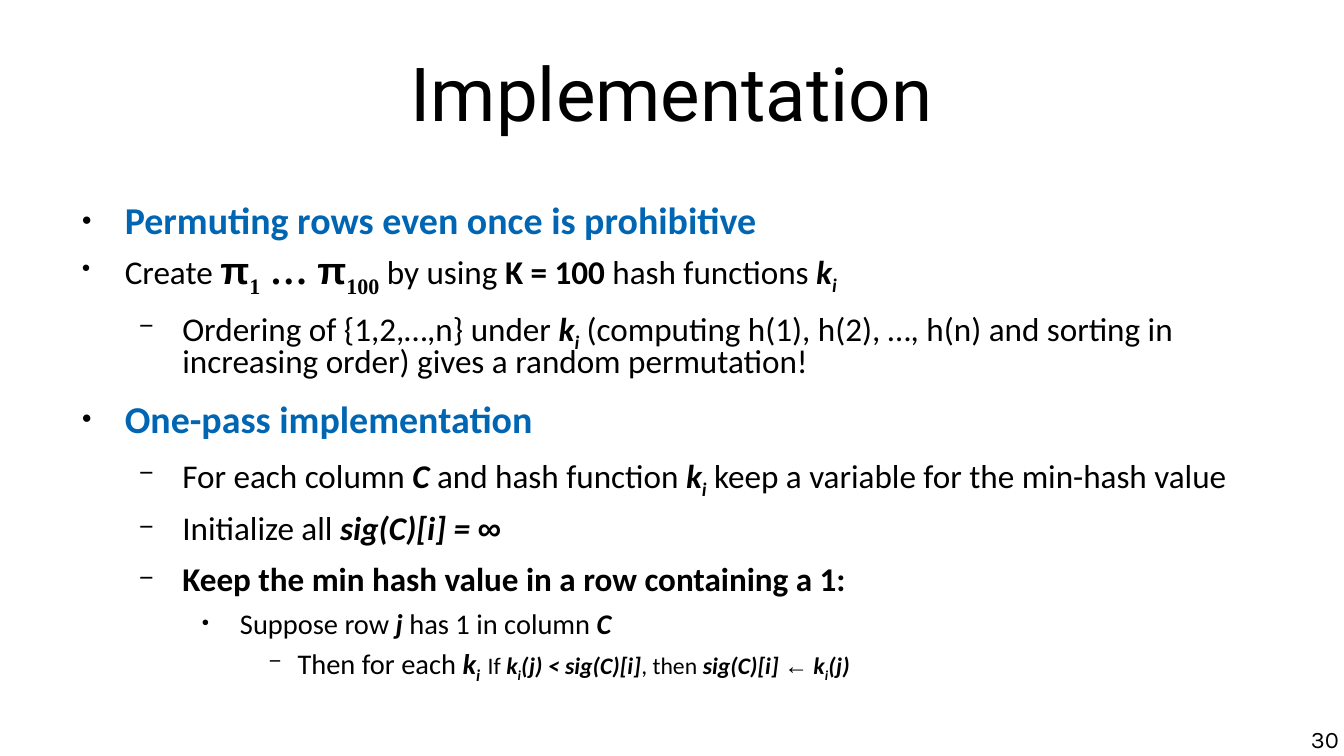
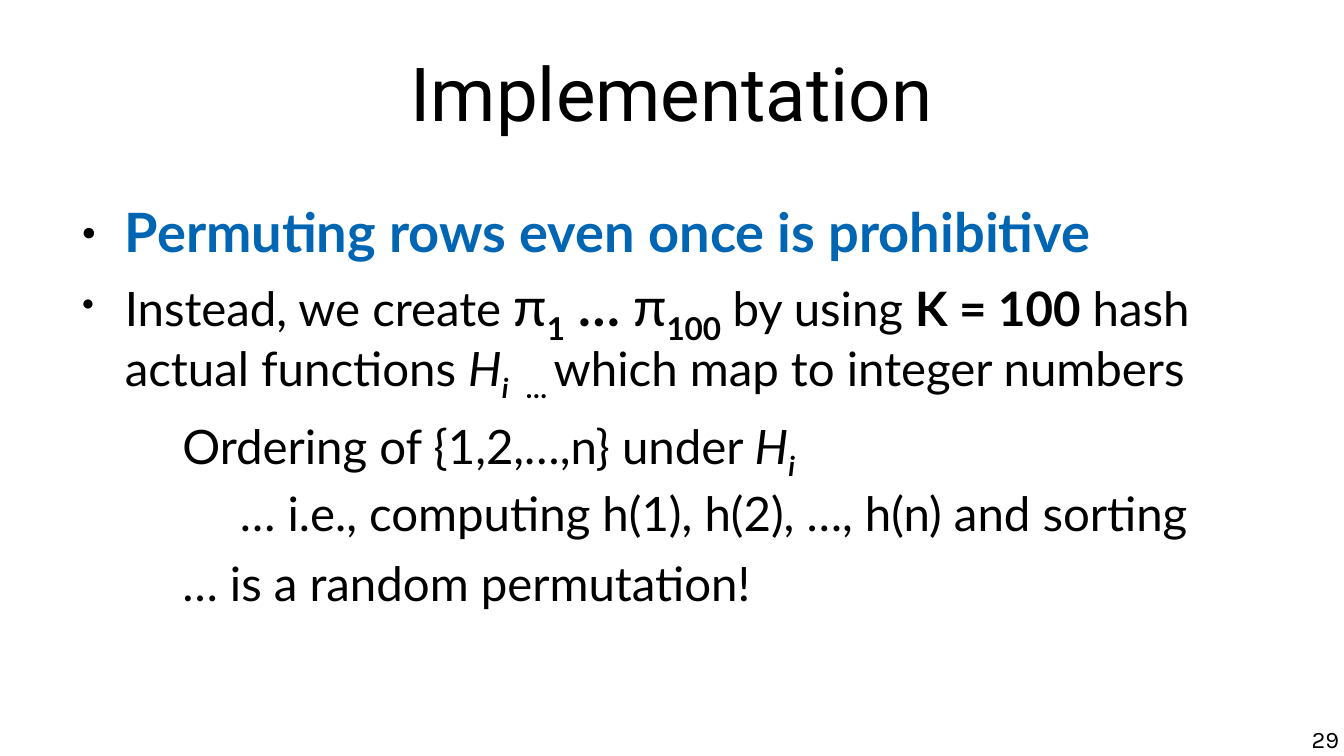
Before and after one commit to marco-calautti/data-mining-course, a slide deck: slide 29 of theory/odp/tt08_near_duplicates.odp (slide 30 before the commit). Drawn at 1344x756 pixels with LibreOffice and Linux fonts; fonts in the diff are those of the drawing. Boxes give left, top, right and bottom in pixels: in the first picture for what was removed or moved away, otherwise in the second. Text is boxed around its words. In the diff, an @@ line names an element or a change of style, - is before the commit and + after.

```diff
--- a/theory/odp/tt08_near_duplicates.odp
+++ b/theory/odp/tt08_near_duplicates.odp
@@ text at <box>125,211,1091,262</box>: size 22.4 to 32 pt, font Calibri to Lato in "Permuting rows even once is prohibitive"; line spacing 0.8 to 0.9 @@
@@ text at <box>125,291,1190,609</box>: text changed; size 19.6 to 28 pt; font Calibri to Lato @@
-● Create π1 … π100 by using K = 100 hash functions ki
-  − Ordering of {1,2,…,n} under ki (computing h(1), h(2), …, h(n) and sorting in increasing order) gives a random permutation!
-● One-pass implementation
-  − For each column C and hash function ki keep a variable for the min-hash value
-  − Initialize all sig(C)[i] = ∞
-  − Keep the min hash value in a row containing a 1:
-    ● Suppose row j has 1 in column C
-      − Then for each ki If ki(j) < sig(C)[i], then sig(C)[i] ← ki(j)
+● Instead, we create π1 … π100 by using K = 100 hash actual functions Hi … which map to integer numbers
+  Ordering of {1,2,…,n} under Hi
+    … i.e., computing h(1), h(2), …, h(n) and sorting
+  … is a random permutation!
@@ page number at <box>1312,733,1340,749</box>: text changed @@
-30
+29
```
Also in this commit, not shown: 9 other slides changed, 1 slide added, 2 slides removed, 6 other files.
